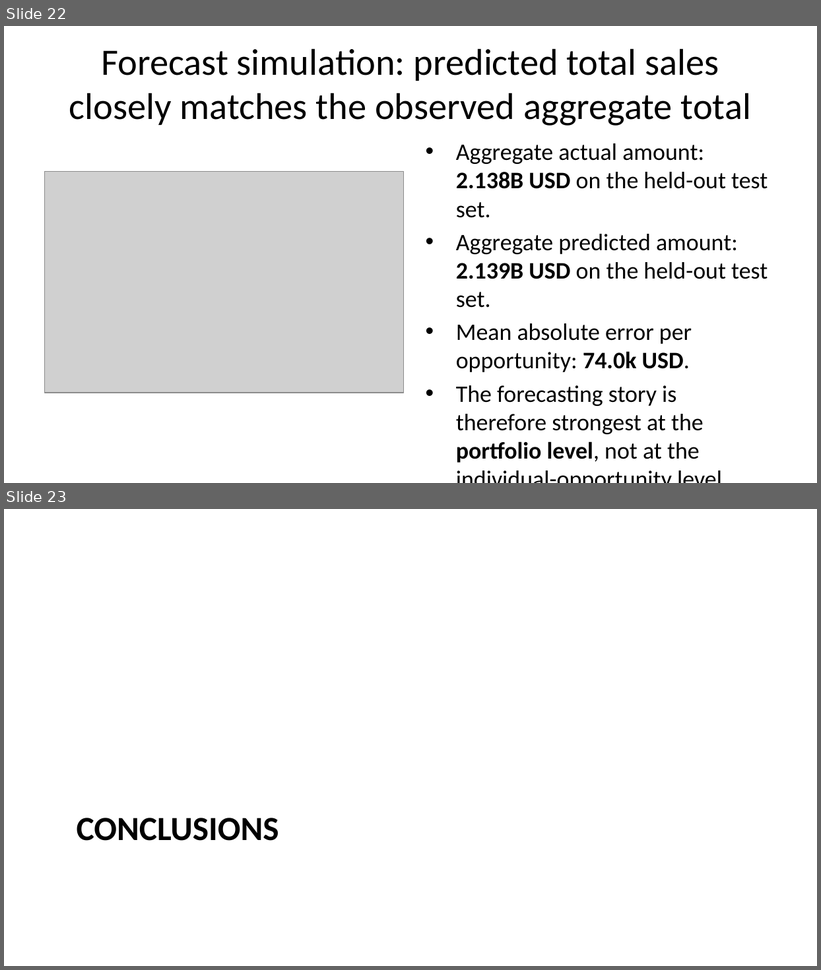
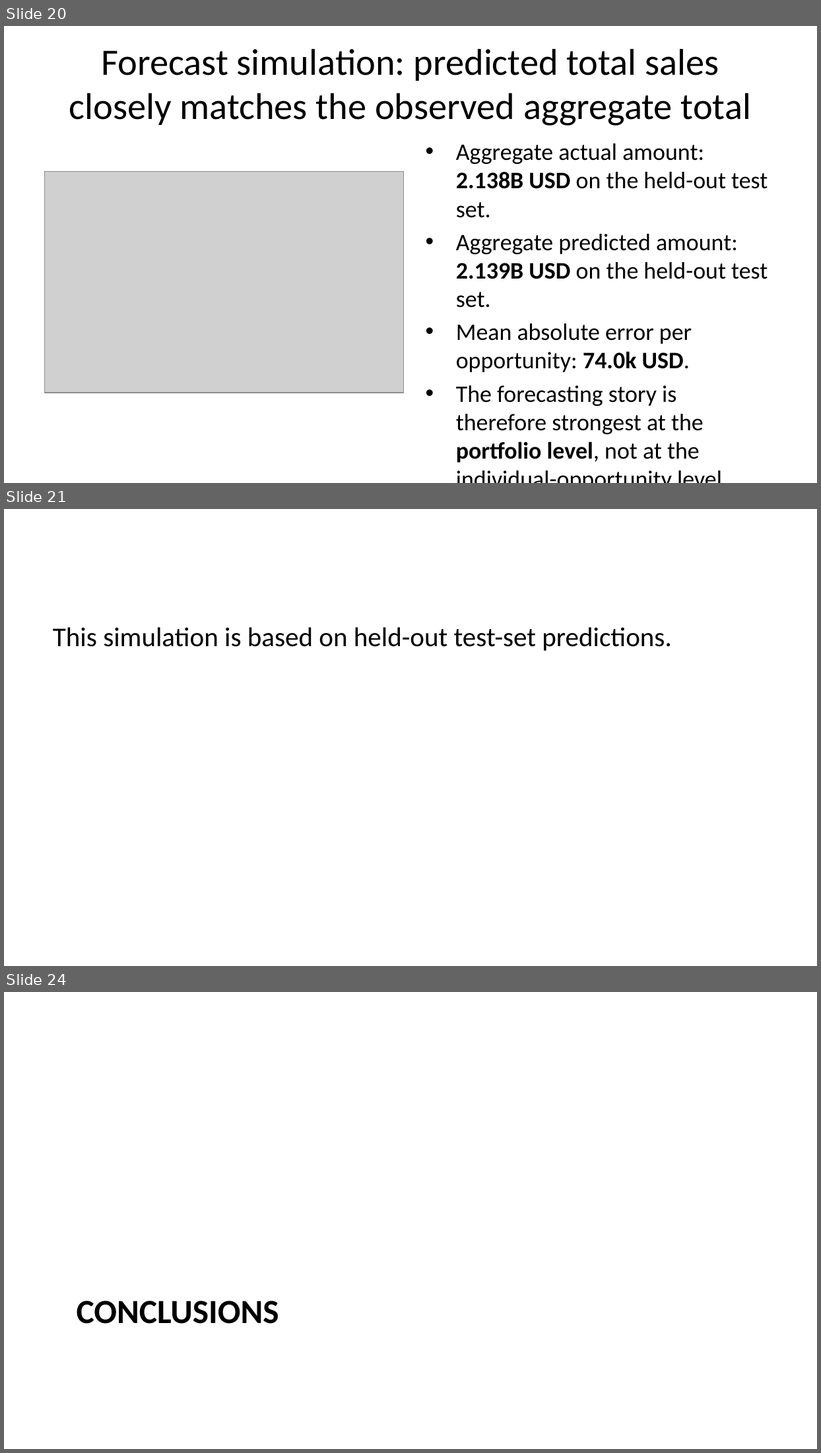
Before and after one commit to mrbungie/mib_cars_analysis, a slide deck: slidedeck/presentation.pptx. Shown one above the other, each under a label of ours: slides 22 and 23 before the commit, slides 20, 21 and 24 after it; the slides between them are not shown. The pictures are 821x970 and 821x1453 pixels, drawn with LibreOffice and Linux fonts; fonts in the diff are those of the drawing; grey boxes stand for pictures. Boxes give left, top, right and bottom in pixels: in the first picture for what was removed or moved away, otherwise in the second. Text is boxed around its words. In the diff, an @@ line names an element or a change of style, - is before the commit and + after.

```diff
--- a/slidedeck/presentation.pptx
+++ b/slidedeck/presentation.pptx
@@ slide 21 added at (x1=4, y1=509, x2=817, y2=966), background #FFFFFF @@
@@ text added at (x1=53, y1=627, x2=672, y2=651), 24 pt, text #000000 @@
+This simulation is based on held-out test-set predictions.
@@ what was slide 22 is now slide 20 @@
@@ what was slide 23 is now slide 24 @@
```
Also in this commit, not shown: 10 slides changed, 9 other slides added, 4 slides removed, 6 other files.
